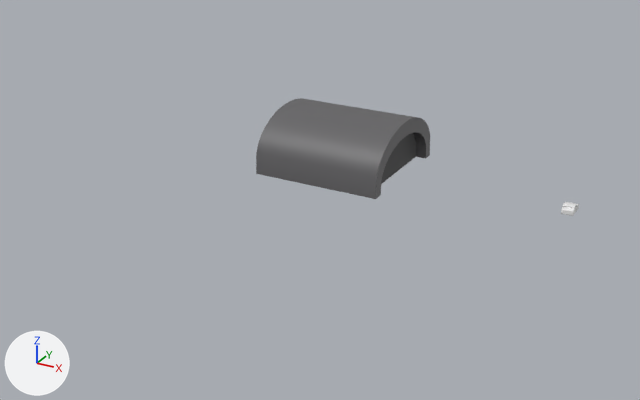
The Blender file Assets/Our Assets/Art/3D Assets/Enviornment/Terrain/Lake Terrain Blend.blend as it was, and as the next commit left it.
Before and after are seen from a 50 mm camera at (176.0, -345.0, 151.0) aimed at (-8.0, -10.0, -16.0). The lights are fixed; the arrows at lower left show +X, +Y and +Z.

Script lines for the objects in view, before the commit:
```python
me_cylinder = bpy.data.meshes.new('Cylinder')
me_cylinder.from_pydata(...)  # 68 vertices, 36 faces; spans x -30.0..30.0, y -30.0..30.0, z 0.0..26.0
me_cylinder.materials.append(mat_texture_palette)  # picture img_texture_png
ob_cylinder = bpy.data.objects.new('Cylinder', me_cylinder)
ob_cylinder.location = (0.0, 0.0, 0.0)
```
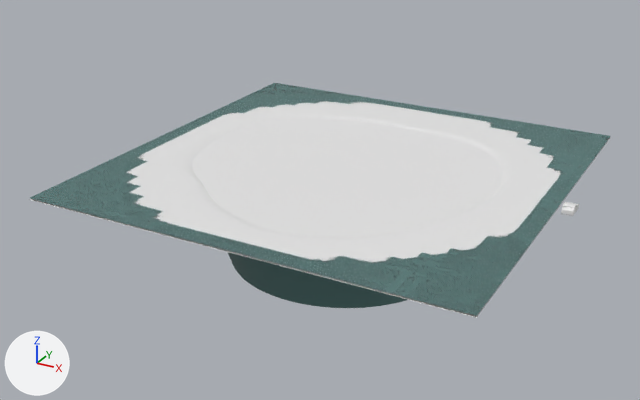
Location of each change, (x1, y1, x2, y2) in pixels of the pictures (640 x 400 px):
'Plane.001', added
    after: (29, 117, 611, 318)
'Old Lake Terrain', added
    after: (36, 83, 608, 314)
'Lake V3.001', added (cyan)
    after: (30, 83, 610, 316)
'Cylinder', deleted
    before: (256, 98, 430, 199)

Patch to the scene script:
```diff
--- a/Assets/Our Assets/Art/3D Assets/Enviornment/Terrain/Lake Terrain Blend.blend.py
+++ b/Assets/Our Assets/Art/3D Assets/Enviornment/Terrain/Lake Terrain Blend.blend.py
@@ img_texture_png_002 @@
+img_texture_png_002 = load_image('Texture.png.002', '../../../Materials/Texture.png', 256, 256, 'sRGB')
@@ mat_texture_palette_002 @@
+mat_texture_palette_002 = principled_material('Texture Palette.002')
+mat_texture_palette_002.texture = img_texture_png_002
@@ me_plane_019 @@
+me_plane_019.from_pydata(...)  # 2022 vertices, 1804 faces; spans x -100.0..100.0, y -100.0..100.0, z -45.0..0.0
+me_plane_019.polygons.foreach_set('use_smooth', [True] * 1804)
+me_plane_019.materials.append(mat_texture_palette_002)  # picture img_texture_png_002
@@ ob_cylinder @@
-ob_cylinder = bpy.data.objects.new('Cylinder', me_cylinder)
-ob_cylinder.location = (0.0, 0.0, 0.0)
@@ ob_lake_v3_001 @@
+ob_lake_v3_001 = bpy.data.objects.new('Lake V3.001', me_plane_019)
+ob_lake_v3_001.location = (0.0, 0.0, 0.0)
@@ ob_plane_001 @@
+ob_plane_001 = bpy.data.objects.new('Plane.001', me_plane_003.copy())  # the mesh of ob_plane_001
+ob_plane_001.location = (0.0, 0.0, -0.8)
@@ ob_old_lake_terrain @@
+ob_old_lake_terrain = bpy.data.objects.new('Old Lake Terrain', me_plane_001.copy())  # the mesh of ob_old_lake_terrain
+ob_old_lake_terrain.location = (0.0, 0.0, 0.0)
+ob_old_lake_terrain.scale = (100.0, 100.0, 100.0)
```
